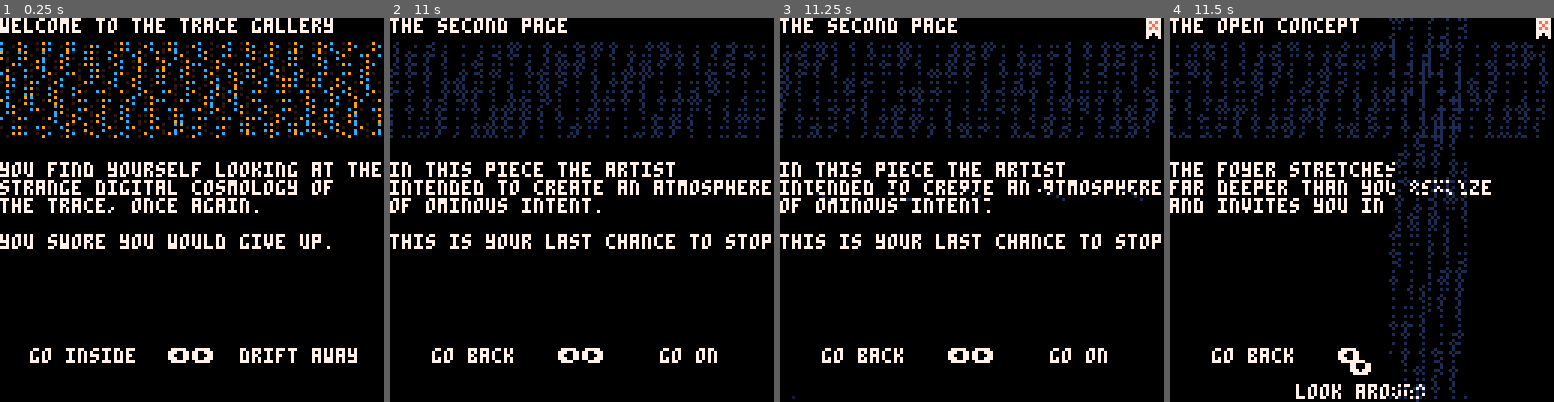
Above: before the commit, frames 1-4 (left to right).
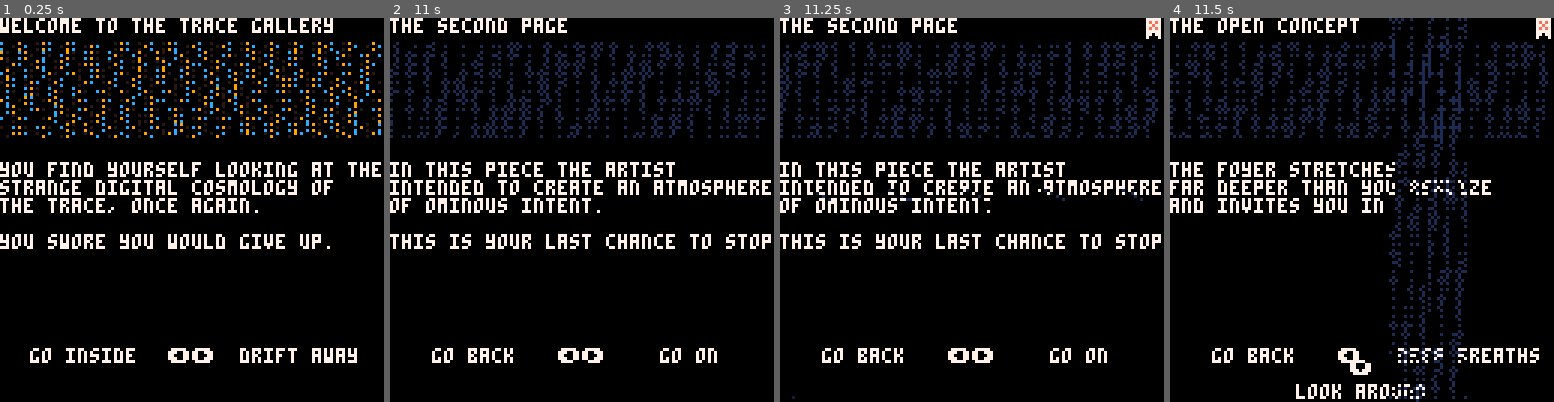
Above: after the commit, the same moments.

Repository: aebrer/pico8_carts
Game: PICO-8 cartridge games/the_trace/the_trace.p8
The game is run twice, just before and just after one commit, with the same random seed, the same clock (stepped at 60 frames per second) and the same inputs.
Inputs:
- Up to frame 1 (0.25 s): no input
- Up to frame 2 (11 s): tap O (Z key) at 0.33, 0.7, 1.43, 2.22, 3.1, 3.98, 4.87, 5.75, 6.63, 7.52, 8.4, 9.28, 10.17 s; tap X (X key) at 1.07, 2.07, 2.4, 2.73, 3.07, 3.4, 3.73, 4.07, 4.4, 4.73, 5.07, 5.4, 5.73, 6.07, 6.4, 6.73, 7.07, 7.4, 7.73, 8.07, 8.4, 8.73, 9.07, 9.4, 9.73, 10.07, 10.4, 10.73 s; hold Left 1.97-2.37 s; hold Down 2.42-2.82 s; hold Right 2.87-3.53 s; hold Up 3.58-4.08 s; hold Right 4.13-4.53 s; hold Down 4.58-5.08 s; hold Left 5.13-5.8 s; hold Up 5.85-6.18 s; hold Left 6.23-6.63 s; hold Down 6.68-7.08 s; hold Right 7.13-7.8 s; hold Up 7.85-8.35 s; hold Right 8.4-8.8 s; hold Down 8.85-9.35 s; hold Left 9.4-10.07 s; hold Up 10.12-10.45 s; hold Left 10.5-10.9 s; hold Down from 10.95 s (still down)
- Up to frame 3 (11.25 s): keep holding Down; tap O (Z key) at 11.05 s; tap X (X key) at 11.07 s
- Up to frame 4 (11.5 s): release Down at 11.35 s; tap X (X key) at 11.4 s; hold Right from 11.4 s (still down)

Frames 1-3 are identical in both runs. In frame 4, 0.6% of the frame differs, in the area x 59-97%, y 85-90%.

Commit message:
add more pages

Diff:
--- a/games/the_trace/the_trace.p8
+++ b/games/the_trace/the_trace.p8
@@ -275,6 +275,16 @@
 )
 lib[ade].vfx=dither_noise
 
+-- engineering regret
+engreg="engineering regret"
+lib[engreg]=new_page(
+engreg,
+"the artist is present\n"..
+"in this work.\n\n"..
+"can't you feel it?\n"
+)
+lib[engreg].vfx=tear
+
 -- choices
 
 function no_trace()
@@ -322,6 +332,10 @@
 lib[toc].choices[⬅️]=new_choice(
 "go back",
 lib[ade]
+)
+lib[toc].choices[➡️]=new_choice(
+"deep breaths",
+lib[engreg]
 )
 
 
